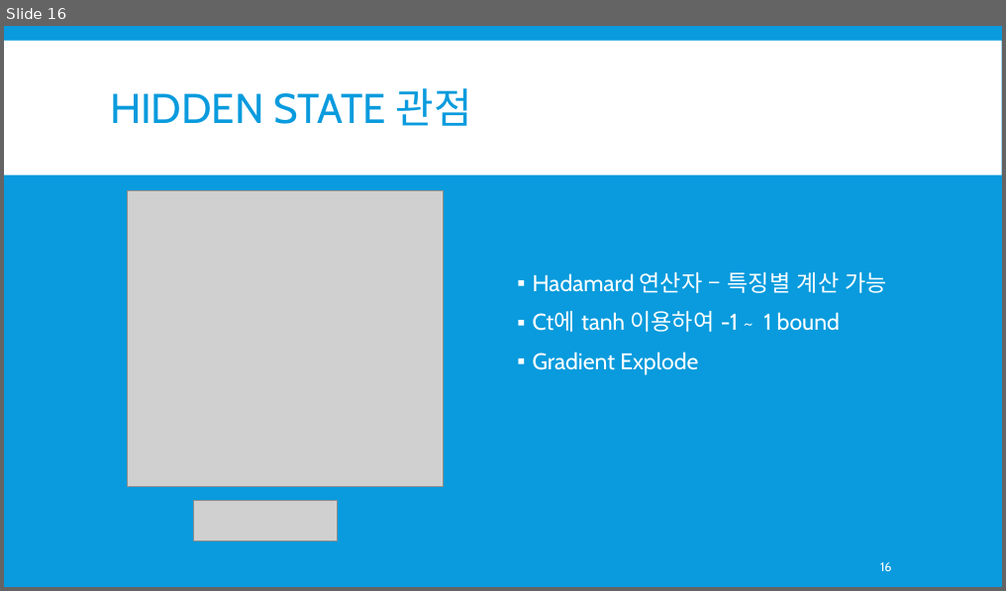
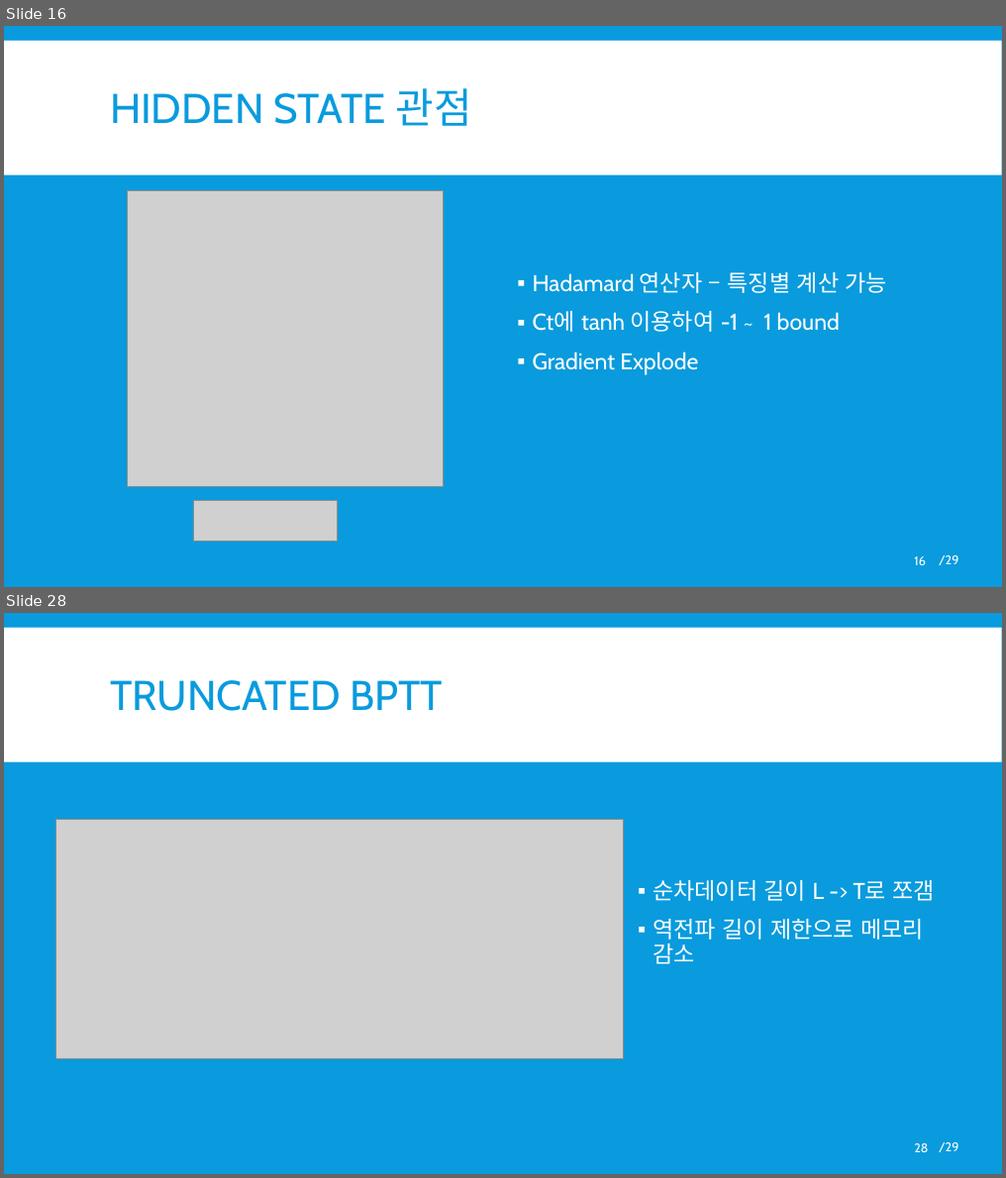
Before and after one commit to skj0108/seminar, a slide deck: RNN 순환 신경망.pptx. Shown one above the other, each under a label of ours: slide 16 before the commit, slides 16 and 28 after it; the slides between them are not shown. The pictures are 1006x591 and 1006x1178 pixels, drawn with LibreOffice and Linux fonts; fonts in the diff are those of the drawing; grey boxes stand for pictures. Boxes give left, top, right and bottom in pixels: in the first picture for what was removed or moved away, otherwise in the second. Text is boxed around its words. In the diff, an @@ line names an element or a change of style, - is before the commit and + after.

```diff
--- a/RNN 순환 신경망.pptx
+++ b/RNN 순환 신경망.pptx
@@ slide 28 added at [4, 613, 1002, 1174], background #099BDD; not listed: 2 template elements that a slide beside it also shows @@
@@ title added at [110, 680, 443, 711], 40 pt, text #099BDD @@
+TRUNCATED BPTT
@@ picture added at [55, 820, 623, 1059] @@
@@ text added at [652, 880, 935, 964], 22 pt, text #FFFFFF @@
+▪ 순차데이터 길이 L -> T로 쪼갬
+▪ 역전파 길이 제한으로 메모리 감소
@@ page number added at [914, 1144, 928, 1153], 12 pt, text #FFFFFF @@
+28
@@ slide 16 changed as well @@
@@ page number: place and size @@
-page number at [880, 563, 892, 571]
+page number at [914, 557, 926, 566]
@@ text added at [939, 556, 958, 566], 12 pt, text #FFFFFF @@
+/29
```
Also in this commit, not shown: 15 other slides changed, 12 other slides added, 2 slides removed.
